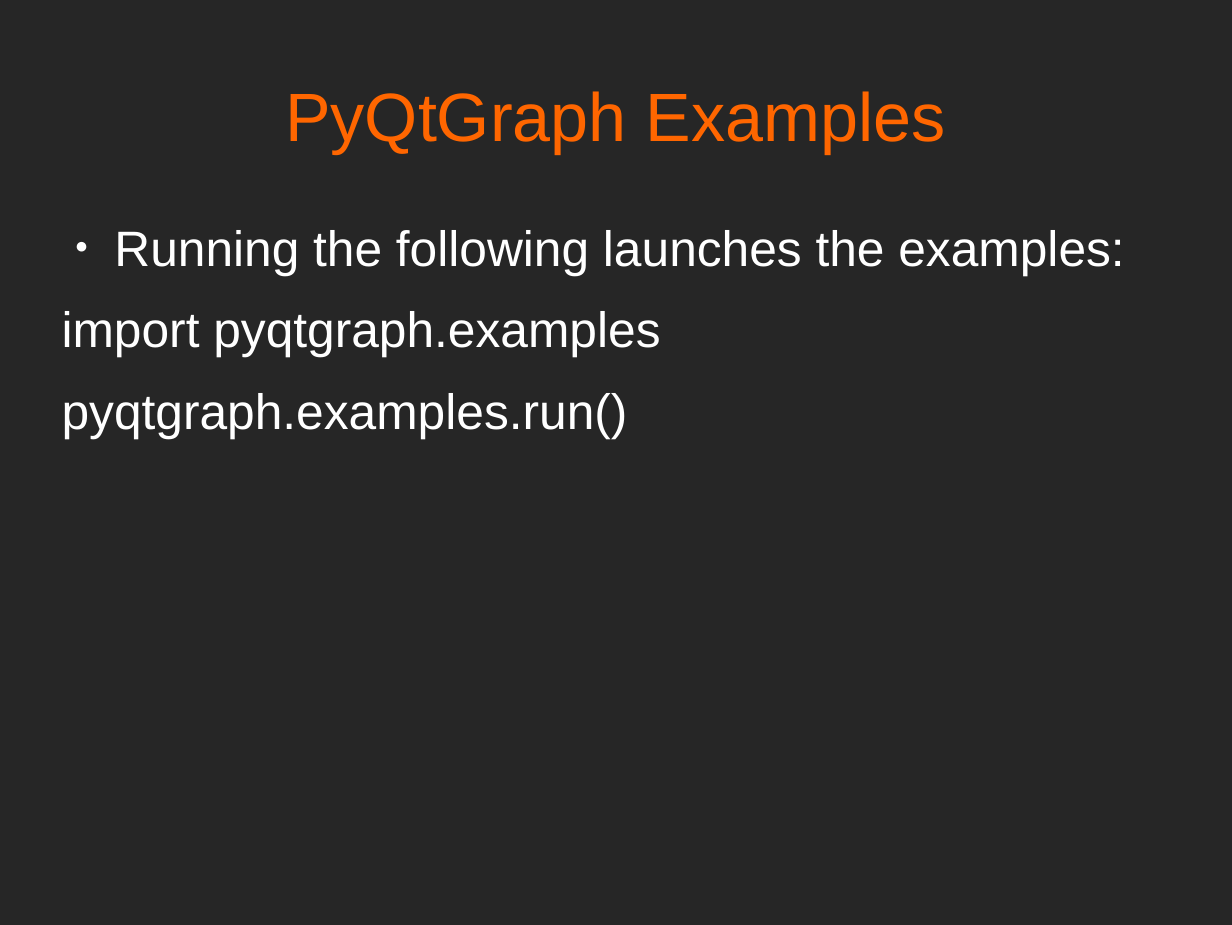
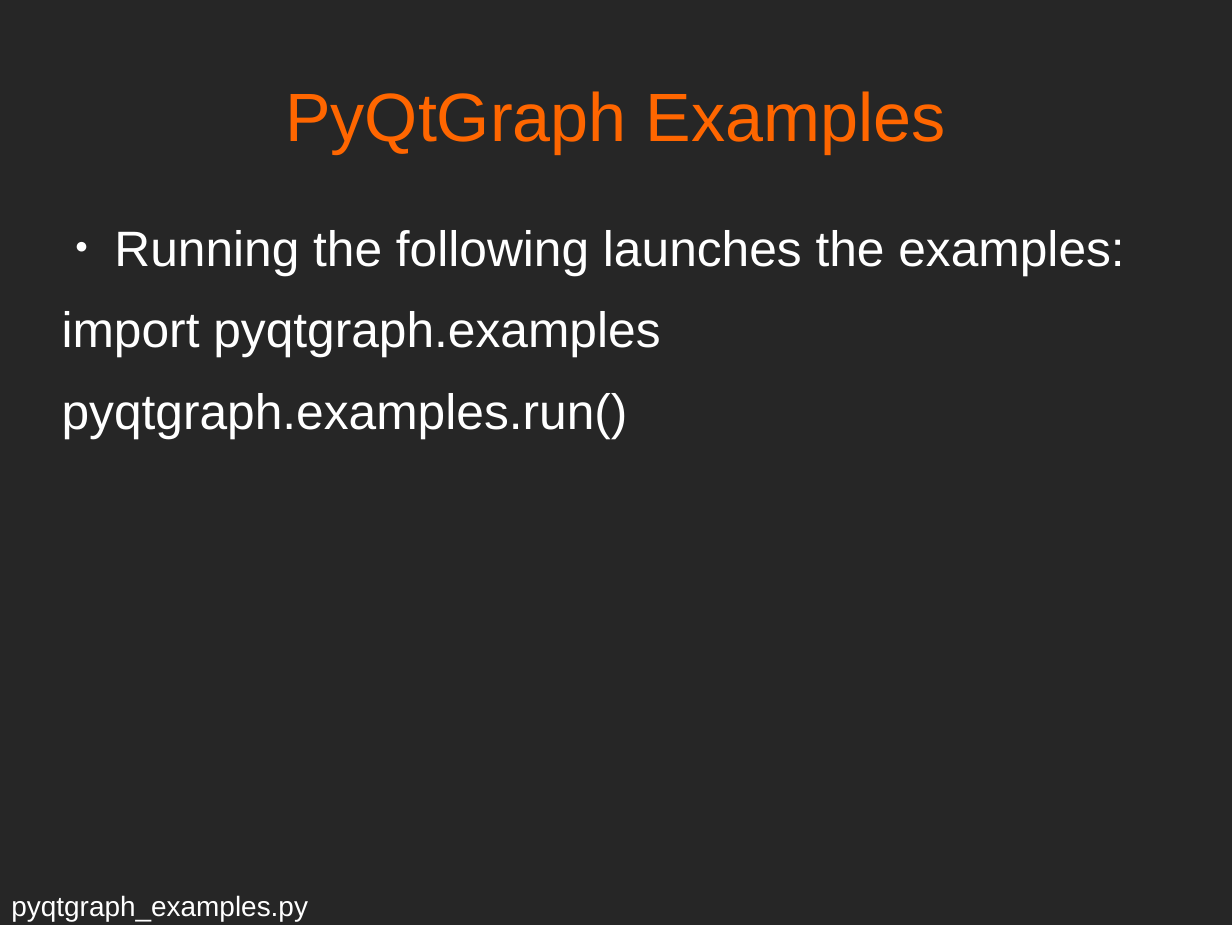
Before and after one commit to mfarhan12/qt-presentation, a slide deck: slide 20 of OPAG QT Presentation.odp. Drawn at 1232x925 pixels with LibreOffice and Linux fonts; fonts in the diff are those of the drawing. Boxes give left, top, right and bottom in pixels: in the first picture for what was removed or moved away, otherwise in the second. Text is boxed around its words. In the diff, an @@ line names an element or a change of style, - is before the commit and + after.

```diff
--- a/OPAG QT Presentation.odp
+++ b/OPAG QT Presentation.odp
@@ text added at (11, 895, 308, 921), 18 pt, text #FFFFFF @@
+pyqtgraph_examples.py
```
Also in this commit, not shown: 13 other slides changed, 1 other file.
